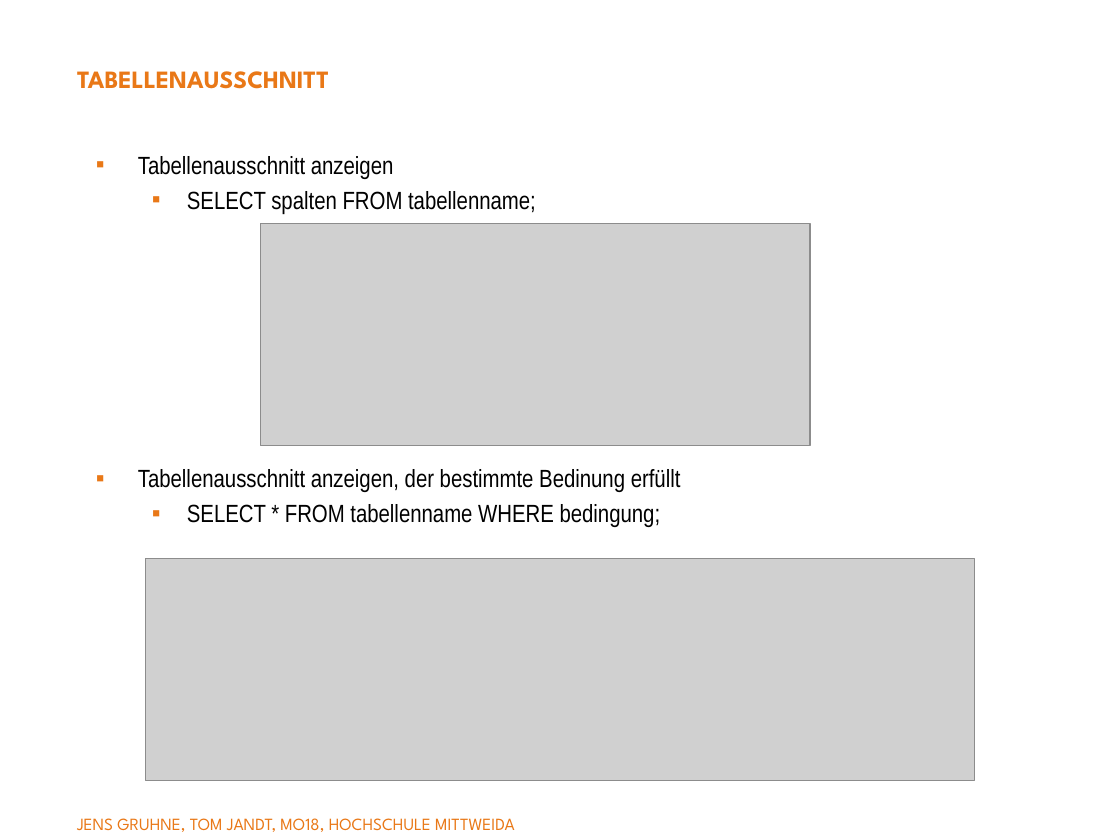
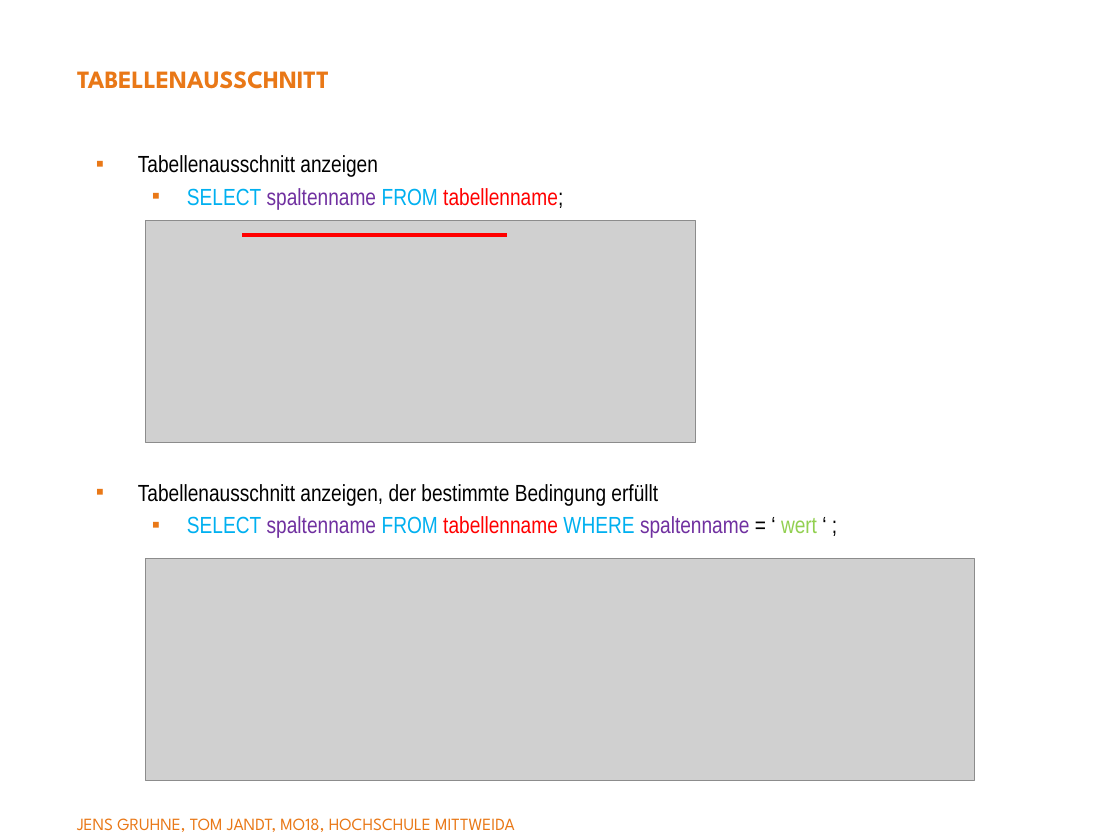
Before and after one commit to yyangg00/Semantik-Vortrag, a slide deck: slide 8 of semantik.pptx (slide 17 before the commit). Drawn at 1120x840 pixels with LibreOffice and Linux fonts; fonts in the diff are those of the drawing; grey boxes stand for pictures; background and template pictures are left out. Boxes give left, top, right and bottom in pixels: in the first picture for what was removed or moved away, otherwise in the second. Text is boxed around its words. In the diff, an @@ line names an element or a change of style, - is before the commit and + after.

```diff
--- a/semantik.pptx
+++ b/semantik.pptx
@@ text at (138,155,378,177): size 16 to 15 pt in "Tabellenausschnitt anzeigen" @@
@@ text at (187,188,563,210): text changed; size 16 to 15 pt; text colour #000000 to #FF0000 @@
-  ▪ SELECT spalten FROM tabellenname;
+  ▪ SELECT spaltenname FROM tabellenname;
@@ picture: place and size @@
-picture at (260,224,810,446)
+picture at (146,221,696,442)
@@ line added from (243, 235) to (507, 235), #FF0000 2.25 pt @@
@@ text at (138,484,817,538): text changed; size 16 to 15 pt @@
-▪ Tabellenausschnitt anzeigen, der bestimmte Bedinung erfüllt
-  ▪ SELECT * FROM tabellenname WHERE bedingung;
+▪ Tabellenausschnitt anzeigen, der bestimmte Bedingung erfüllt
+  ▪ SELECT spaltenname FROM tabellenname WHERE spaltenname = ‘ wert ‘ ;
```
Also in this commit, not shown: 17 other slides changed.
